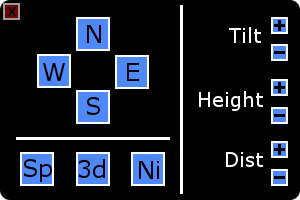
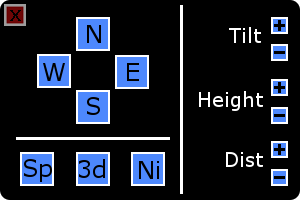
Layered file, before and after one edit (w=300, h=200). Changes by layer:
painted on "exitText" over [8, 7, 21, 21]
painted on "exith" over [3, 3, 26, 26]
